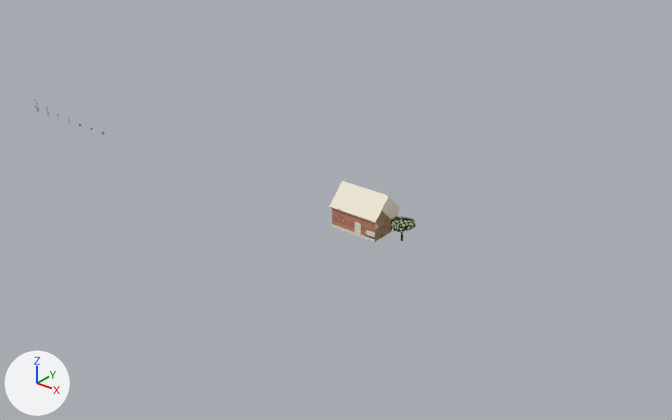
The glTF model client/public/models/bajio.glb: old version first, new version second.
Camera for both pictures: a camera (50 mm lens) standing at (137.9, -88.4, 55.9) and looking at (63.1, 5.0, -2.0). Every picture has the same lights, and +X, +Y and +Z are marked at lower left. The older version comes first. Vertices at exactly the same position are counted once.

The scene before the commit, as lines of its bpy script (objects in view):
```python
me_arbol = bpy.data.meshes.new('arbol')
me_arbol.from_pydata(...)  # 48 vertices, 80 faces; spans x -1.96..1.83, y -1.92..1.51, z -0.01..3.32
me_arbol.materials.append(mat_arbol_material)  # picture img_arbol_textura
me_casa = bpy.data.meshes.new('casa')
me_casa.from_pydata(...)  # 32 vertices, 48 faces; spans x -3.78..3.78, y -2.76..2.76, z 0.0..5.76
me_casa.materials.append(mat_casa_material)  # picture img_casa_textura
ob_arbol = bpy.data.objects.new('arbol', me_arbol)
ob_arbol.location = (78.0, 0.0, 0.0)
ob_casa = bpy.data.objects.new('casa', me_casa)
ob_casa.location = (72.0, 0.0, 0.0)
```
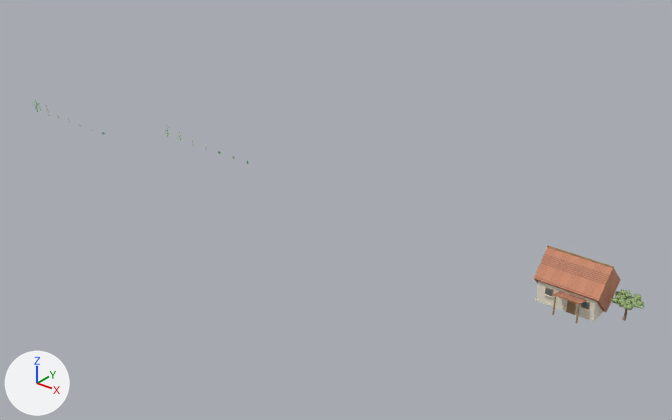
Edits to the bpy script that builds the scene:
```text
Change me_casa:
    used by ob_casa; location = (72.0, 0.0, 0.0)
    remove me_casa.from_pydata(...)  # 32 vertices, 48 faces; spans x -3.78..3.78, y -2.76..2.76, z 0.0..5.76
    add me_casa.from_pydata(...)  # 128 vertices, 192 faces; spans x -3.99..3.99, y -4.1..2.9, z 0.0..5.96
    me_casa part 1: the loose piece of 8 vertices spanning x -3.78..3.78, y -2.76..2.76, z 0.24..5.76 is scaled about its middle by (1.04, 1.05, 1.05)
    me_casa part 2: a new loose piece, a box spanning x -3.99..3.99, y -0.09..0.09, z 5.78..5.96, in mat_casa_material (picture img_casa_textura)
    me_casa part 3: a new loose piece, a box spanning x -3.57..3.57, y -2.55..2.55, z 0.0..0.3, in mat_casa_material (picture img_casa_textura)
    me_casa part 4: 4 vertices moved from x 0.3..1.3, y -2.47, z 0.0..2.0 to x 0.3..1.3, y -2.49, z 0.0..2.0; 8 vertices added at x -0.8..2.4, y -4.1..-2.5, z 2.2..2.6
    me_casa part 5: 24 kept faces spanning x -3.5..3.5, y -2.57..2.5, z 0.0..3.0 get new texture (UV) coordinates
    other edits to the shape of me_casa do not show in these pictures
Change ob_arbol:
    ob_arbol.location: (78.0, 0.0, 0.0) -> (108.0, 0.0, 0.0)
Change ob_casa:
    ob_casa.location: (72.0, 0.0, 0.0) -> (102.0, 0.0, 0.0)
```

Changed parts and their boxes [x1, y1, x2, y2] in the pictures (672 x 420 px; the box of a moved part takes in the faces that stretch with it):
'casa', reshaped, moved (21% wider, 27% taller): before [329, 181, 400, 242]; after [534, 245, 620, 323]
'arbol', moved: before [390, 216, 416, 241]; after [612, 289, 644, 321]
part 1 of me_casa, moved or reshaped: before [329, 181, 400, 234]; after [534, 247, 620, 312]
part 2 of me_casa, added: after [547, 245, 614, 268]
part 3 of me_casa, added: after [535, 298, 613, 322]
part 4 of me_casa, built on: after [553, 291, 586, 309]
part 5 of me_casa, surface changed: before [332, 208, 398, 242]; after [536, 281, 613, 319]
